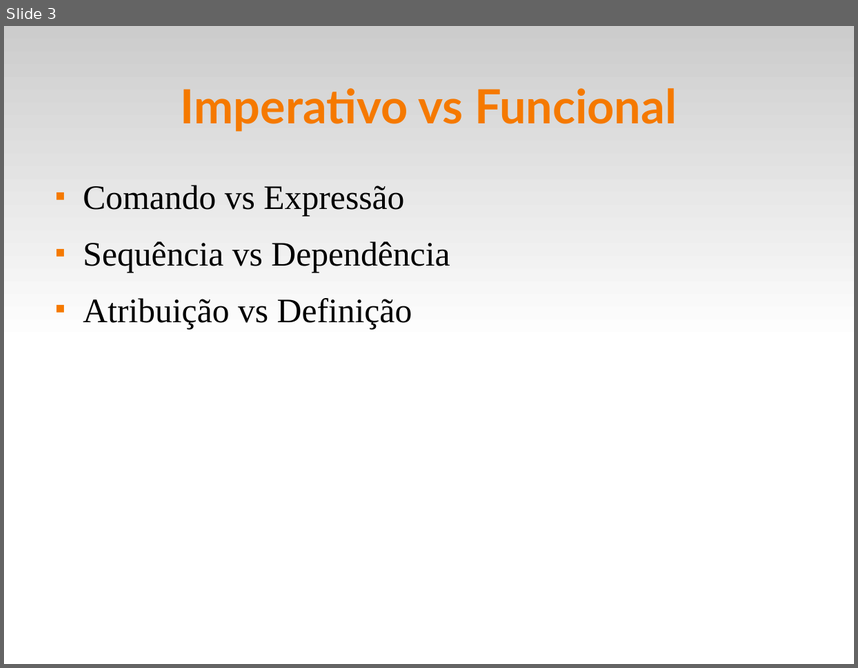
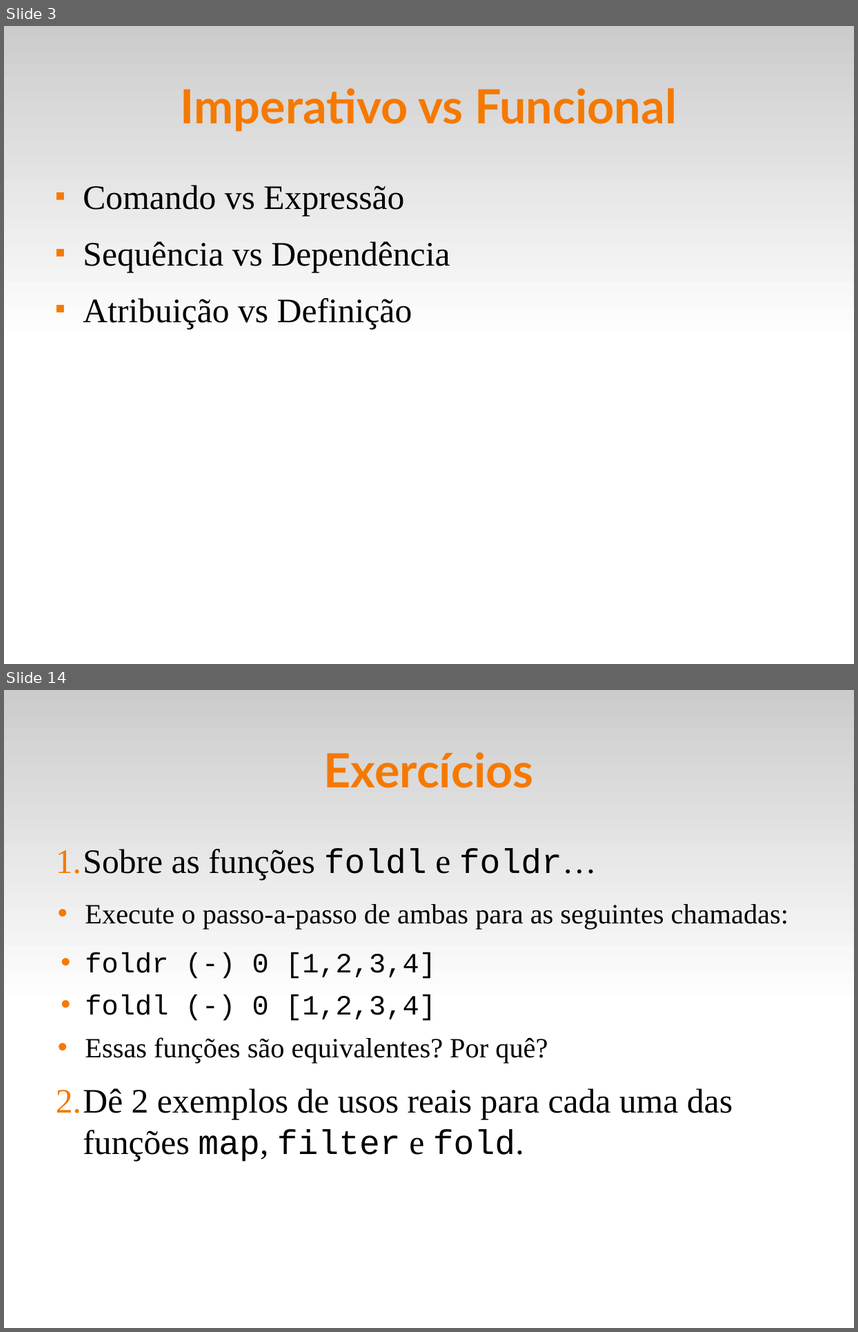
Before and after one commit to fsantanna-uerj/EDL, a slide deck: slides/edl-10-fun.odp. Shown one above the other, each under a label of ours: slide 3 before the commit, slides 3 and 14 after it; the slides between them are not shown. The pictures are 858x668 and 858x1332 pixels, drawn with LibreOffice and Linux fonts; fonts in the diff are those of the drawing. Boxes give left, top, right and bottom in pixels: in the first picture for what was removed or moved away, otherwise in the second. Text is boxed around its words. In the diff, an @@ line names an element or a change of style, - is before the commit and + after.

```diff
--- a/slides/edl-10-fun.odp
+++ b/slides/edl-10-fun.odp
@@ slide 14 added at [4, 690, 854, 1328], background #FFFFFF; not listed: 1 template element that a slide beside it also shows @@
@@ title added at [324, 752, 534, 788], 44 pt, text #F57900, bold @@
+Exercícios
@@ text added at [56, 849, 789, 1161], 26 pt, text #000000 @@
+1. Sobre as funções foldl e foldr…
+  • Execute o passo-a-passo de ambas para as seguintes chamadas:
+    • foldr (-) 0 [1,2,3,4]
+    • foldl (-) 0 [1,2,3,4]
+  • Essas funções são equivalentes? Por quê?
+2. Dê 2 exemplos de usos reais para cada uma das funções map, filter e fold.
```
Also in this commit, not shown: 7 slides changed, 15 other slides added, 2 slides removed, 5 other files.
